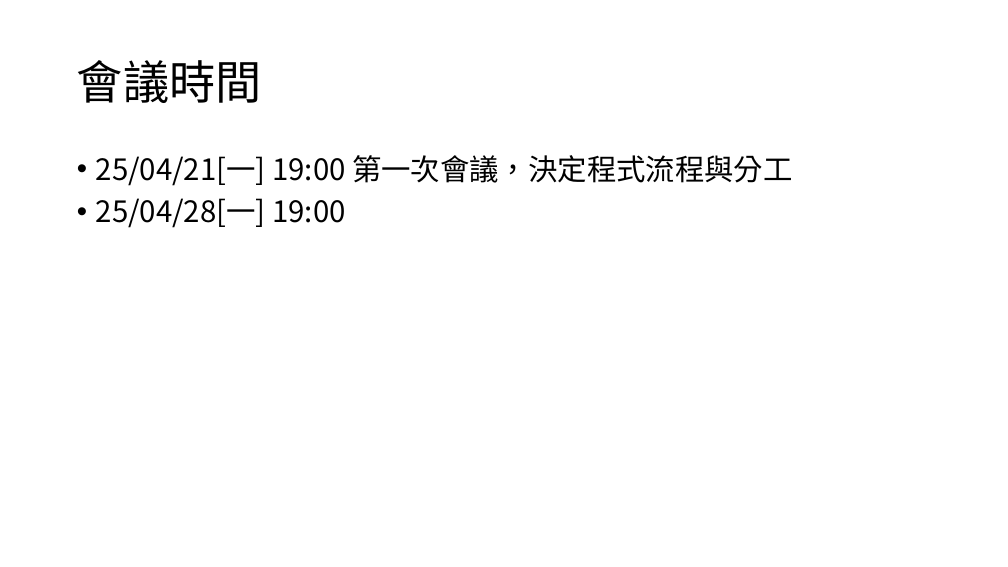
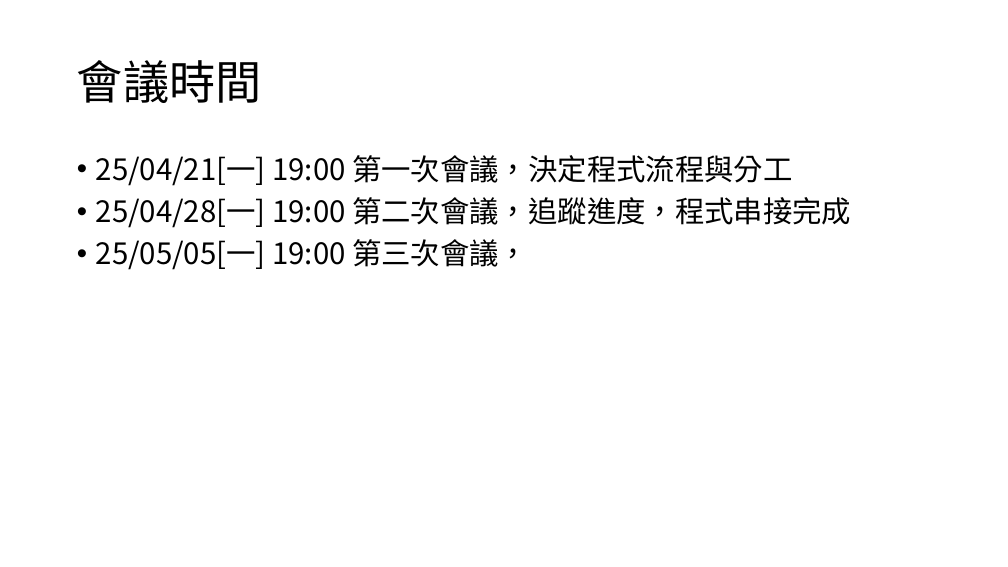
Before and after one commit to The-Hermit-IndieGames/NOU_Python_113-2_Meteorological, a slide deck: slide 5 of 會議紀錄.pptx. Drawn at 1008x567 pixels with LibreOffice and Linux fonts; fonts in the diff are those of the drawing. Boxes give left, top, right and bottom in pixels: in the first picture for what was removed or moved away, otherwise in the second. Text is boxed around its words. In the diff, an @@ line names an element or a change of style, - is before the commit and + after.

Commit message:
第二次會議

```diff
--- a/會議紀錄.pptx
+++ b/會議紀錄.pptx
@@ text at bbox=[96, 197, 851, 270]: text changed @@
-• 25/04/28[一] 19:00
+• 25/04/28[一] 19:00 第二次會議，追蹤進度，程式串接完成
+• 25/05/05[一] 19:00 第三次會議，
```
Also in this commit, not shown: 1 slide added, 1 other file.
